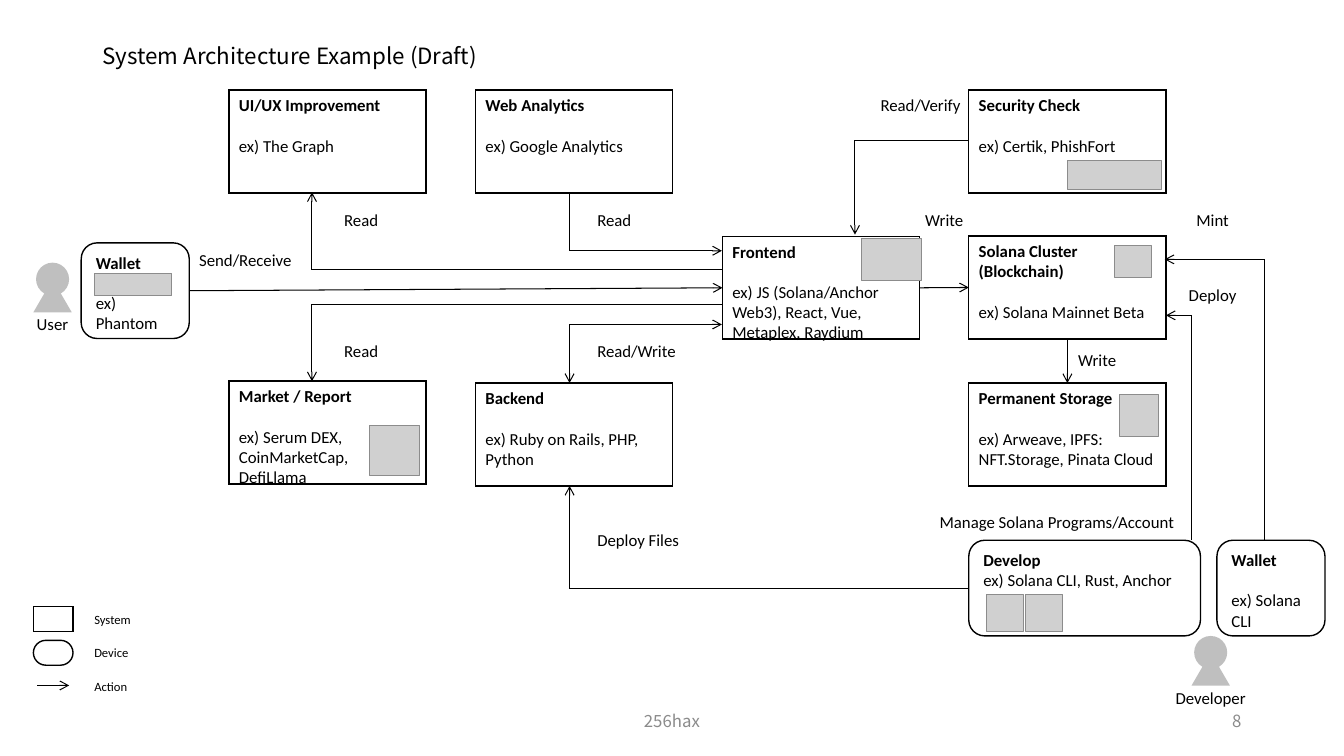
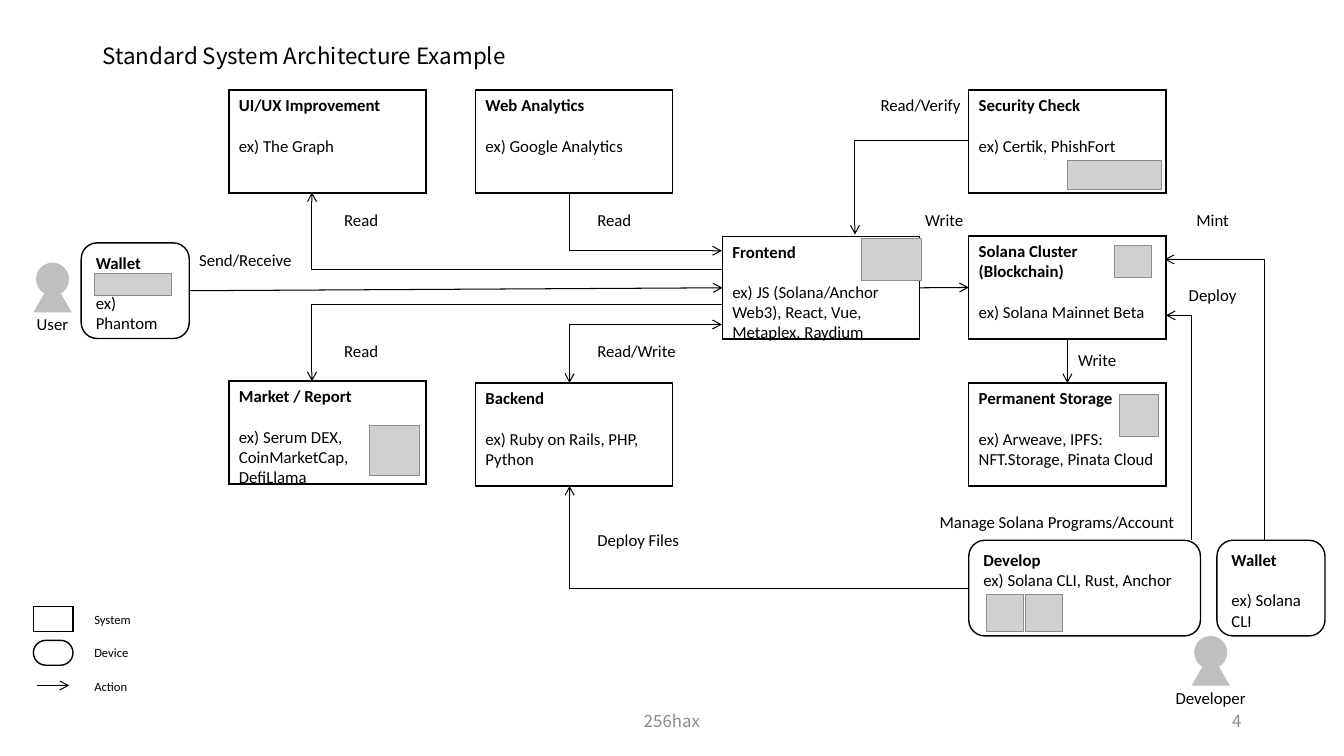
Before and after one commit to SmartGru25/Solana-React-Minimal, a slide deck: slide 5 of docs/Solana_Blockchain_Outline_Figure.pptx (slide 9 before the commit). Drawn at 1344x756 pixels with LibreOffice and Linux fonts; fonts in the diff are those of the drawing; grey boxes stand for pictures. Boxes give left, top, right and bottom in pixels: in the first picture for what was removed or moved away, otherwise in the second. Text is boxed around its words. In the diff, an @@ line names an element or a change of style, - is before the commit and + after.

```diff
--- a/docs/Solana_Blockchain_Outline_Figure.pptx
+++ b/docs/Solana_Blockchain_Outline_Figure.pptx
@@ title at [102, 46, 506, 70]: text changed @@
-System Architecture Example (Draft)
+Standard System Architecture Example
@@ page number at [1232, 715, 1241, 727]: text changed @@
-8
+4
```
Also in this commit, not shown: 2 other slides changed, 1 slide added, 1 other file.
